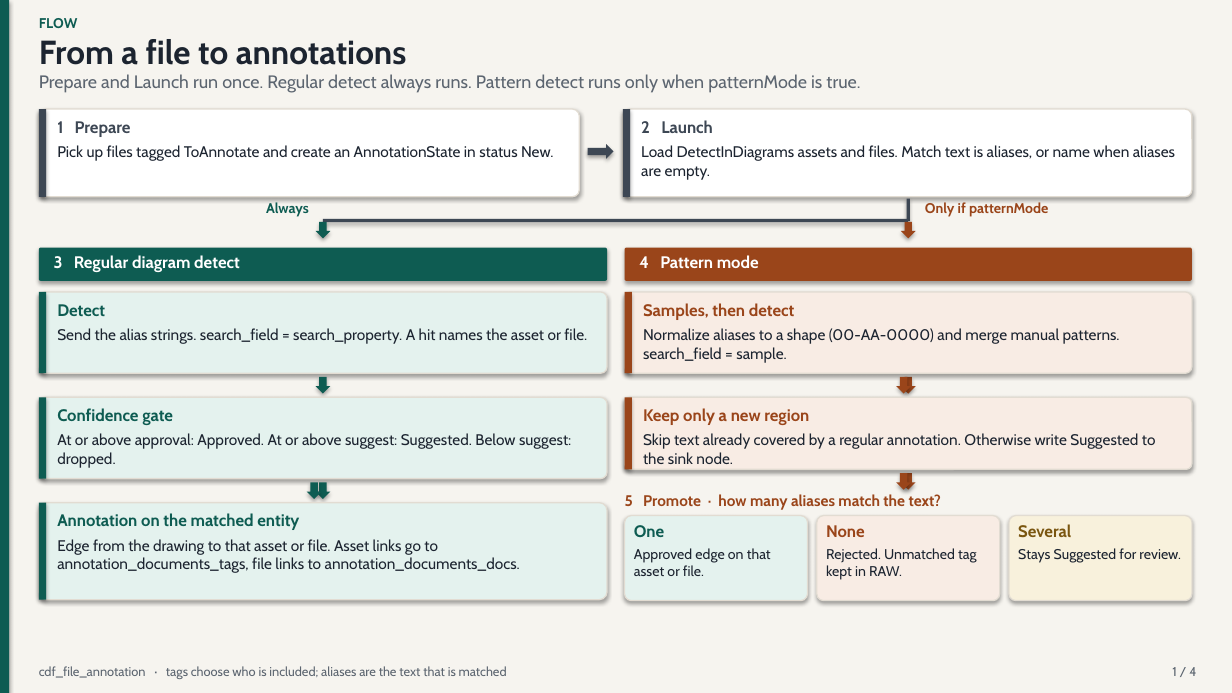
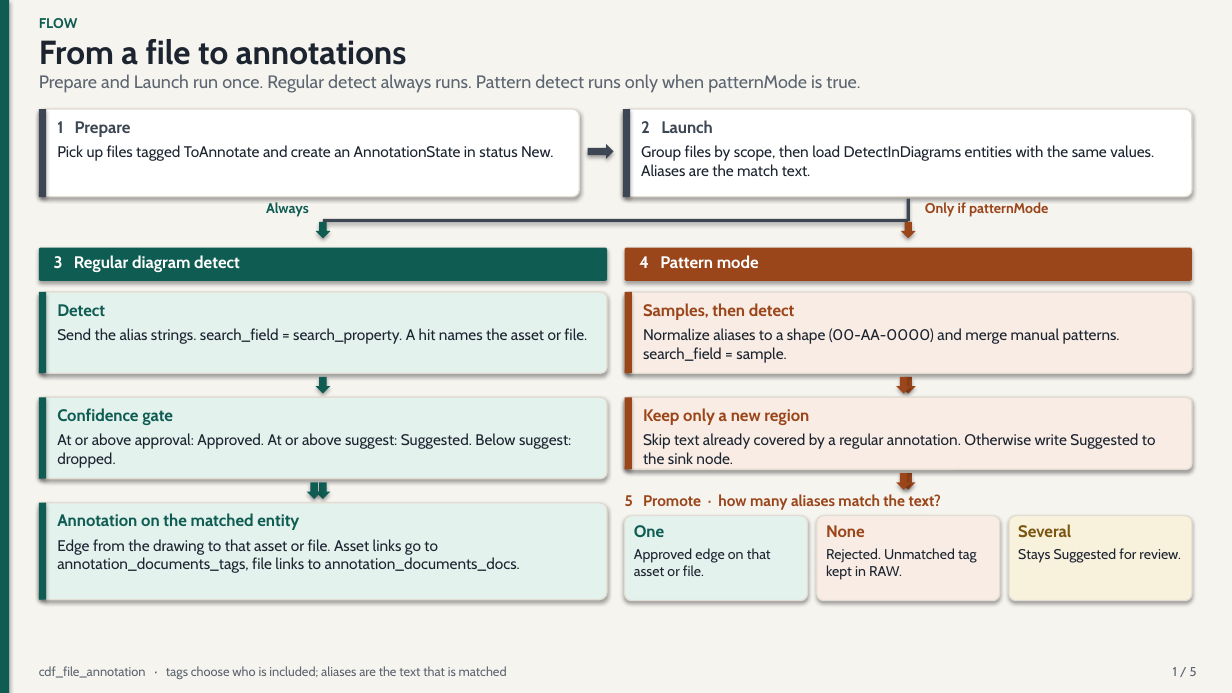
Before and after one commit to cognitedata/library, a slide deck: slide 1 of modules/contextualization/cdf_file_annotation/detailed_guides/file-annotation-processing-flow.pptx. Drawn at 1232x693 pixels with LibreOffice and Linux fonts; fonts in the diff are those of the drawing. Boxes give left, top, right and bottom in pixels: in the first picture for what was removed or moved away, otherwise in the second. Text is boxed around its words. In the diff, an @@ line names an element or a change of style, - is before the commit and + after.

Commit message:
verifies asset link if single link is found

```diff
--- a/modules/contextualization/cdf_file_annotation/detailed_guides/file-annotation-processing-flow.pptx
+++ b/modules/contextualization/cdf_file_annotation/detailed_guides/file-annotation-processing-flow.pptx
@@ text at [641,145,1154,176]: text changed @@
-Load DetectInDiagrams assets and files. Match text is aliases, or name when aliases are empty.
+Group files by scope, then load DetectInDiagrams entities with the same values. Aliases are the match text.
@@ text at [1173,667,1197,676]: text changed @@
-1 / 4
+1 / 5
```
Also in this commit, not shown: 3 other slides changed, 1 slide added, 4 other files.
